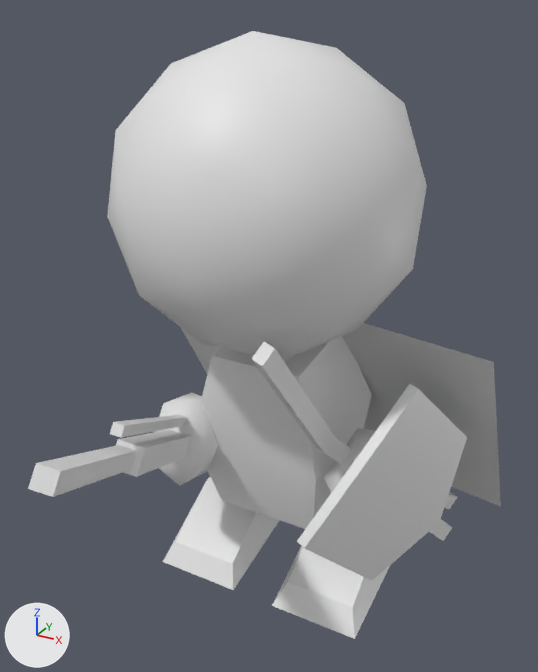
The FBX model MgaUnityProj/Assets/Fundament/Avatar/Artwork/Orignal/Humanoid/Humanoid@FIdle.FBX, before and after one commit.
Before and after are seen from a 50 mm lens placed at (0.84, -1.66, 1.42), pointed at (0.04, -0.2, 0.69). Lighting does not change. The marker at lower left points along +X, +Y and +Z. Where no turn or scale is listed for an object, it has been applied to the vertices.

The first picture shows 'Body', 'DHandWeapn', 'Head', 'LShield', 'LShoot', 'LWing', 'LeftFoot', 'LeftHand', 'RShoot', 'RWeapon', 'RightFoot', 'RightHand'.
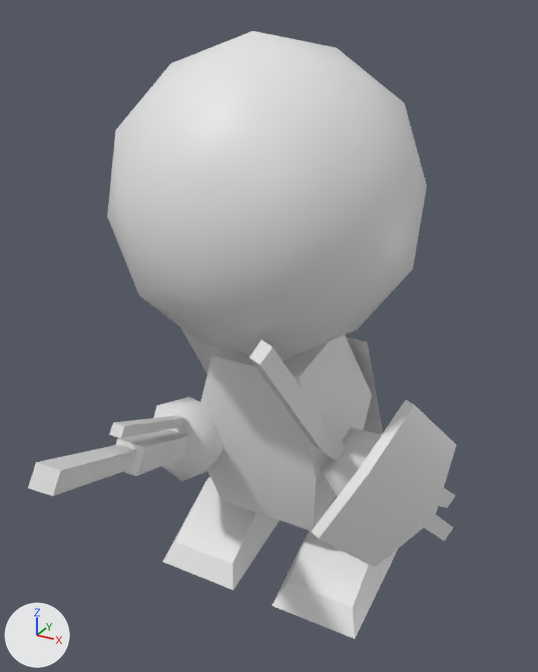
Where the change shows, as pixel boxes (x1, y1, x2, y2) in the pictures (538 x 672 px):
'LShield', rescaled (15% narrower, 15% shorter): before (297, 384, 467, 581); after (311, 400, 456, 567)
'LWing', rescaled (not visible afterwards): before (342, 323, 501, 506)
'LShoot', moved: before (252, 342, 457, 509); after (249, 340, 455, 508)
'DHandWeapn', moved: before (28, 445, 137, 497); after (28, 444, 137, 496)
'RightHand', rescaled (11% wider, 11% shorter): before (155, 392, 218, 486); after (153, 397, 223, 481)
'LeftHand', rescaled: before (324, 428, 376, 493); after (321, 428, 382, 497)
'RShoot', moved: before (110, 415, 187, 438); after (110, 415, 186, 438)

Diff of the bpy script that builds the scene:
```diff
--- a/MgaUnityProj/Assets/Fundament/Avatar/Artwork/Orignal/Humanoid/Humanoid@FIdle.FBX.py
+++ b/MgaUnityProj/Assets/Fundament/Avatar/Artwork/Orignal/Humanoid/Humanoid@FIdle.FBX.py
@@ ob_dhandweapn @@
 ob_dhandweapn = bpy.data.objects.new('DHandWeapn', me_mesh_010)
-ob_dhandweapn.location = (-0.225, -0.208, 0.321)
+ob_dhandweapn.location = (-0.225, -0.208, 0.323)
@@ ob_rshoot @@
 ob_rshoot = bpy.data.objects.new('RShoot', me_mesh_011)
-ob_rshoot.location = (-0.223, -0.196, 0.338)
+ob_rshoot.location = (-0.223, -0.197, 0.337)
@@ ob_lwing @@
 ob_lwing.rotation_euler = (-0.328, 3.037, -0.0378)  # degrees (-19, 174, -2.2)
-ob_lwing.scale = (-1.0, 1.0, 1.0)
@@ ob_lefthand @@
 ob_lefthand.rotation_euler = (-0.92, -0.415, 0.0)  # degrees (-53, -24, 0)
-ob_lefthand.scale = (0.86, 1.14, 0.86)
@@ ob_lshield @@
 ob_lshield.rotation_euler = (0.0, -1.571, 0.0)  # degrees (0, -90, 0)
-ob_lshield.scale = (1.37, 1.04, 1.16)
@@ ob_lshoot @@
 ob_lshoot = bpy.data.objects.new('LShoot', me_mesh_006)
-ob_lshoot.location = (0.251, -0.112, 0.342)
+ob_lshoot.location = (0.243, -0.109, 0.342)
@@ ob_righthand @@
 ob_righthand.rotation_euler = (-0.734, 0.242, -0.267)  # degrees (-42, 14, -15)
-ob_righthand.scale = (0.86, 1.14, 0.86)
```
